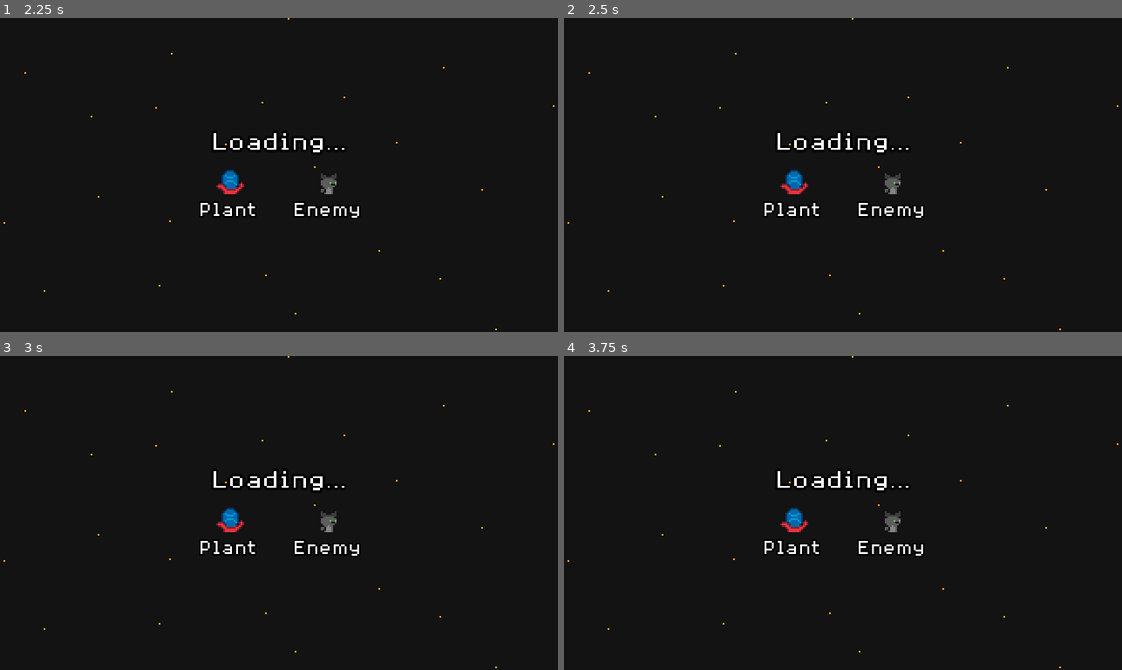
Above: before the commit, frames 1-4 (two rows, left to right).
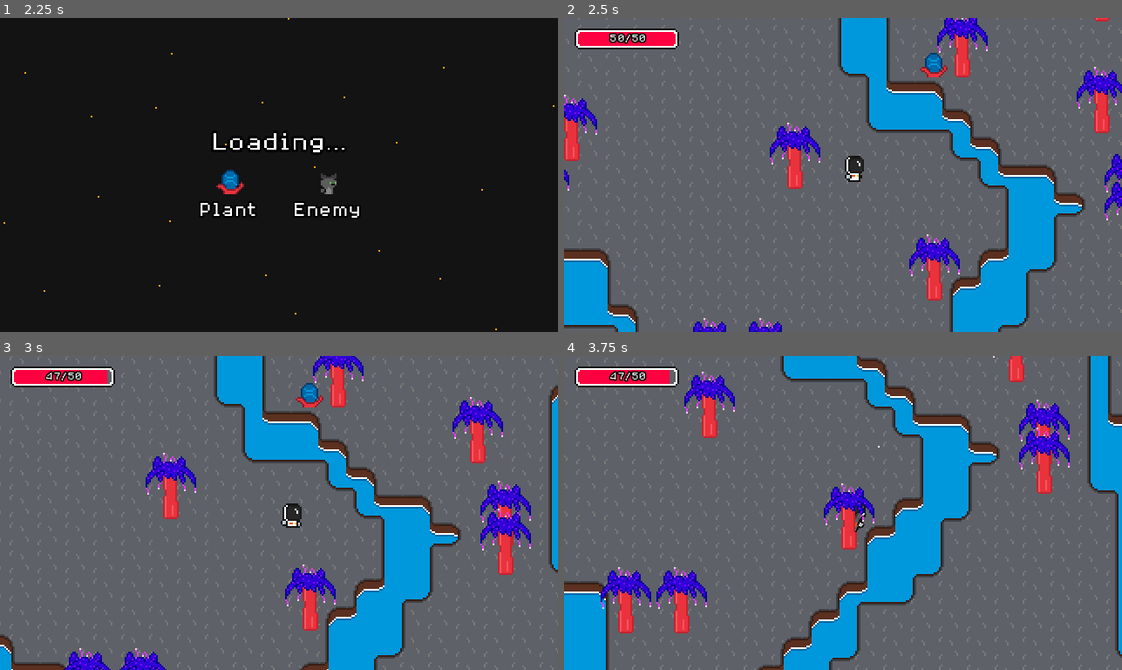
Above: after the commit, the same moments.

Repository: jreinke428/gamejam
Game: Godot game, scene res://Game/Start.tscn
Same seed, same stepped clock (60 frames per second), same inputs: the game is played once before the commit and once after it.
Inputs (mouse positions are in pixels of both pictures, inside the frame that each line leads up to):
- Up to frame 1 (2.25 s): click "Start" at 0.5 s; click (156, 175) at 1.25 s; tap Enter at 2 s; move the mouse to (401, 159) at 2.02 s; hold D (right) from 2.03 s (still down); tap 1 (guns_one) at 2.1 s
- Up to frame 2 (2.5 s): keep holding D (right)
- Up to frame 3 (3 s): move the mouse to (167, 528) at 2.77 s; release D (right) at 2.78 s; hold S (down) from 2.78 s (still down); tap 1 (guns_one) at 2.85 s
- Up to frame 4 (3.75 s): move the mouse to (898, 443) at 3.52 s; release S (down) at 3.53 s; press the mouse at (898, 443) at 3.53 s; hold D (right) from 3.53 s (still down)

Frame 1 is identical in both runs. In frame 2, 99% of the frame differs, in the area x 0-100%, y 0-100%; in frame 3, 99%; in frame 4, 100%.

Commit message:
monke

Diff:
--- a/Game/PlanetLoading.gd
+++ b/Game/PlanetLoading.gd
@@ -4,5 +4,5 @@
 func _ready():
 	$VBoxContainer/HBoxContainer/Enemy.texture = GlobalProperties.currentState.enemy.texture
 	$VBoxContainer/HBoxContainer/Plant.texture = GlobalProperties.currentState.plant.texture
-	await get_tree().create_timer(5).timeout
+	await get_tree().create_timer(1).timeout
 	get_tree().change_scene_to_file("res://Test.tscn")
--- a/Game/PlanetSelection.gd
+++ b/Game/PlanetSelection.gd
@@ -28,6 +28,7 @@
 	get_tree().change_scene_to_file("res://Game/PlanetLoading.tscn")
 
 func _on_planet_button_2_pressed():
+	print('yub')
 	GlobalProperties.currentState.planet = planetSelections[1].planet
 	GlobalProperties.currentState.plant = planetSelections[1].plant
 	GlobalProperties.currentState.enemy = planetSelections[1].enemy
--- a/Player/Player.gd
+++ b/Player/Player.gd
@@ -14,7 +14,8 @@
 @onready var gun = $Gun
 @onready var world = $'../'
 
-var health: int = 50
+var health = 50
+var maxHealth = 50
 
 func _process(_delta):
 	animationManager()
--- a/Test.tscn
+++ b/Test.tscn
@@ -1,9 +1,11 @@
-[gd_scene load_steps=5 format=3 uid="uid://t0dvn3sro3gg"]
+[gd_scene load_steps=7 format=3 uid="uid://t0dvn3sro3gg"]
 
 [ext_resource type="PackedScene" uid="uid://dn4wef8waj42" path="res://World/World.tscn" id="1_2ir4f"]
 [ext_resource type="Script" path="res://GameManager.gd" id="1_r6l7n"]
 [ext_resource type="PackedScene" uid="uid://clb8w4ju8c8ia" path="res://Player/Player.tscn" id="2_5wnah"]
 [ext_resource type="Script" path="res://Util/Camera.gd" id="3_xyjgm"]
+[ext_resource type="PackedScene" uid="uid://1yldbcifc4nf" path="res://UI/Pause.tscn" id="5_6u5lj"]
+[ext_resource type="PackedScene" uid="uid://luhveopn44if" path="res://UI/UI.tscn" id="5_k4w1c"]
 
 [node name="Test" type="Node2D"]
 script = ExtResource("1_r6l7n")
@@ -30,4 +32,12 @@
 wait_time = 15.0
 one_shot = true
 
+[node name="CanvasLayer" type="CanvasLayer" parent="."]
+
+[node name="UI" parent="CanvasLayer" instance=ExtResource("5_k4w1c")]
+
+[node name="Pause" parent="CanvasLayer" instance=ExtResource("5_6u5lj")]
+process_mode = 3
+visible = false
+
 [connection signal="timeout" from="ScanTimer" to="." method="_on_scan_timer_timeout"]
--- /dev/null
+++ b/UI/Pause.gd
@@ -0,0 +1,20 @@
+extends Control
+
+func _process(_delta):
+	if Input.is_action_just_released('esc'):
+		togglePause()
+
+func togglePause():
+	self.visible = !self.visible
+	get_tree().paused = !get_tree().paused
+
+func _on_resume_pressed():
+	await get_tree().create_timer(0.1).timeout
+	togglePause()
+
+func _on_evacuate_pressed():
+	togglePause()
+	get_tree().change_scene_to_file("res://Game/PlanetSelection.tscn")
+
+func _on_quit_pressed():
+	get_tree().quit()
--- /dev/null
+++ b/UI/Pause.tscn
@@ -0,0 +1,78 @@
+[gd_scene load_steps=4 format=3 uid="uid://1yldbcifc4nf"]
+
+[ext_resource type="Script" path="res://UI/Pause.gd" id="1_4wwbx"]
+[ext_resource type="FontFile" uid="uid://bumukosekroos" path="res://UI/Font/8bitOperatorPlus8-Regular.ttf" id="2_vphx8"]
+
+[sub_resource type="StyleBoxEmpty" id="StyleBoxEmpty_k42qo"]
+
+[node name="Pause" type="Control"]
+layout_mode = 3
+anchors_preset = 15
+anchor_right = 1.0
+anchor_bottom = 1.0
+grow_horizontal = 2
+grow_vertical = 2
+script = ExtResource("1_4wwbx")
+
+[node name="ColorRect" type="ColorRect" parent="."]
+layout_mode = 1
+anchors_preset = 15
+anchor_right = 1.0
+anchor_bottom = 1.0
+grow_horizontal = 2
+grow_vertical = 2
+color = Color(0, 0, 0, 0.227451)
+
+[node name="VBoxContainer" type="VBoxContainer" parent="."]
+layout_mode = 1
+anchors_preset = 8
+anchor_left = 0.5
+anchor_top = 0.5
+anchor_right = 0.5
+anchor_bottom = 0.5
+offset_left = -20.0
+offset_top = -20.0
+offset_right = 20.0
+offset_bottom = 20.0
+grow_horizontal = 2
+grow_vertical = 2
+alignment = 1
+
+[node name="Label" type="Label" parent="VBoxContainer"]
+layout_mode = 2
+text = "Paused"
+horizontal_alignment = 1
+
+[node name="Resume" type="Button" parent="VBoxContainer"]
+layout_mode = 2
+theme_override_colors/font_outline_color = Color(0, 0, 0, 1)
+theme_override_constants/outline_size = 4
+theme_override_fonts/font = ExtResource("2_vphx8")
+theme_override_font_sizes/font_size = 12
+theme_override_styles/focus = SubResource("StyleBoxEmpty_k42qo")
+text = "Resume"
+flat = true
+
+[node name="Evacuate" type="Button" parent="VBoxContainer"]
+layout_mode = 2
+theme_override_colors/font_outline_color = Color(0, 0, 0, 1)
+theme_override_constants/outline_size = 4
+theme_override_fonts/font = ExtResource("2_vphx8")
+theme_override_font_sizes/font_size = 12
+theme_override_styles/focus = SubResource("StyleBoxEmpty_k42qo")
+text = "Evacuate"
+flat = true
+
+[node name="Quit" type="Button" parent="VBoxContainer"]
+layout_mode = 2
+theme_override_colors/font_outline_color = Color(0, 0, 0, 1)
+theme_override_constants/outline_size = 4
+theme_override_fonts/font = ExtResource("2_vphx8")
+theme_override_font_sizes/font_size = 12
+theme_override_styles/focus = SubResource("StyleBoxEmpty_k42qo")
+text = "Quit"
+flat = true
+
+[connection signal="pressed" from="VBoxContainer/Resume" to="." method="_on_resume_pressed"]
+[connection signal="pressed" from="VBoxContainer/Evacuate" to="." method="_on_evacuate_pressed"]
+[connection signal="pressed" from="VBoxContainer/Quit" to="." method="_on_quit_pressed"]
--- /dev/null
+++ b/UI/UI.gd
@@ -0,0 +1,19 @@
+extends Control
+
+var healthBarWidth = 56.0
+@onready var healthBar = $HealthBar/Health
+@onready var healthText = $HealthBar/HealthText
+@onready var player = $/root/Test/World/Player
+var playerHealth
+
+func _ready():
+	playerHealth = player.health
+	changeHealth(playerHealth, player.maxHealth)
+
+func _process(_delta):
+	if Input.is_action_just_released("guns_one"): player.health -= 3
+	if playerHealth != player.health: changeHealth(player.health, player.maxHealth)
+
+func changeHealth(newHealth, maxHealth):
+	healthText.text = '{0}/{1}'.format([newHealth, maxHealth])
+	healthBar.create_tween().tween_property(healthBar, 'size:x', clampf(healthBarWidth*newHealth/maxHealth,0.0,healthBarWidth), 0.1)
--- /dev/null
+++ b/UI/UI.tscn
@@ -0,0 +1,56 @@
+[gd_scene load_steps=5 format=3 uid="uid://luhveopn44if"]
+
+[ext_resource type="Script" path="res://UI/UI.gd" id="1_gpt1g"]
+[ext_resource type="Texture2D" uid="uid://bcrfo76a1ix4n" path="res://UI/healthbar.png" id="2_j6qqa"]
+[ext_resource type="FontFile" uid="uid://bumukosekroos" path="res://UI/Font/8bitOperatorPlus8-Regular.ttf" id="3_4dd4m"]
+
+[sub_resource type="LabelSettings" id="LabelSettings_6f2pk"]
+font = ExtResource("3_4dd4m")
+font_size = 7
+outline_size = 3
+outline_color = Color(0, 0, 0, 1)
+
+[node name="UI" type="Control"]
+layout_mode = 3
+anchors_preset = 15
+anchor_right = 1.0
+anchor_bottom = 1.0
+grow_horizontal = 2
+grow_vertical = 2
+script = ExtResource("1_gpt1g")
+
+[node name="HealthBar" type="TextureRect" parent="."]
+layout_mode = 0
+anchor_left = 0.0125
+anchor_top = 0.0222222
+anchor_right = 0.2125
+anchor_bottom = 0.111111
+texture = ExtResource("2_j6qqa")
+stretch_mode = 2
+metadata/_edit_use_anchors_ = true
+
+[node name="Health" type="ColorRect" parent="HealthBar"]
+show_behind_parent = true
+layout_mode = 0
+offset_left = 4.0
+offset_top = 4.0
+offset_right = 60.0
+offset_bottom = 12.0
+color = Color(1, 0, 0.25098, 1)
+
+[node name="HealthText" type="Label" parent="HealthBar"]
+layout_mode = 1
+anchors_preset = 8
+anchor_left = 0.5
+anchor_top = 0.5
+anchor_right = 0.5
+anchor_bottom = 0.5
+offset_left = -10.5
+offset_top = -11.0
+offset_right = 10.5
+offset_bottom = 12.0
+grow_horizontal = 2
+grow_vertical = 2
+label_settings = SubResource("LabelSettings_6f2pk")
+horizontal_alignment = 1
+vertical_alignment = 1
--- a/project.godot
+++ b/project.godot
@@ -90,6 +90,11 @@
 "events": [Object(InputEventKey,"resource_local_to_scene":false,"resource_name":"","device":-1,"window_id":0,"alt_pressed":false,"shift_pressed":false,"ctrl_pressed":false,"meta_pressed":false,"pressed":false,"keycode":0,"physical_keycode":69,"key_label":0,"unicode":101,"echo":false,"script":null)
 ]
 }
+esc={
+"deadzone": 0.5,
+"events": [Object(InputEventKey,"resource_local_to_scene":false,"resource_name":"","device":-1,"window_id":0,"alt_pressed":false,"shift_pressed":false,"ctrl_pressed":false,"meta_pressed":false,"pressed":false,"keycode":0,"physical_keycode":4194305,"key_label":0,"unicode":0,"echo":false,"script":null)
+]
+}
 
 [rendering]
 
Binary file added: UI/healthbar.png
Not shown, added: UI/healthbar.png.import
